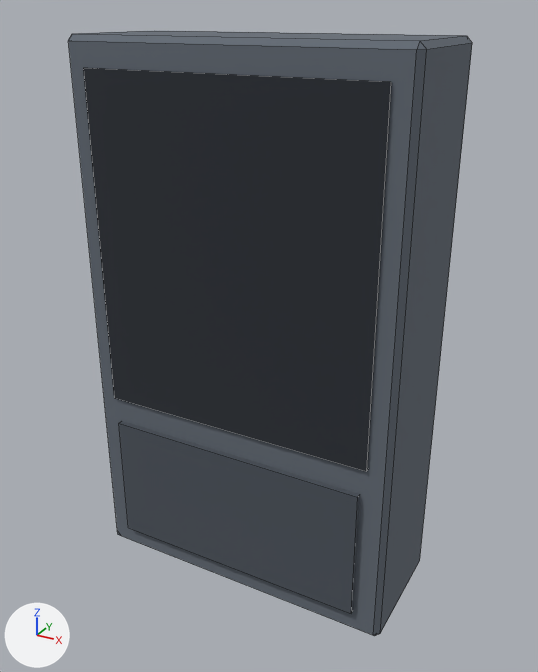
The FBX model Assets/_Project/Art/Environment/LabKit/Meshes/Med_Cabinet.fbx as it was, and as the next commit left it.
Camera for both pictures: a 50 mm camera at (1.23, -2.19, 2.07) aimed at (0.03, 0.0, 0.98). The lights are fixed; the arrows at lower left show +X, +Y and +Z. The older version comes first. Mesh edges are drawn as thin lines.

Script lines for the objects in view, before the commit:
```python
mat_lab_wall = principled_material('Lab_Wall')
mat_lab_wall.base_color = (0.0723, 0.0865, 0.107)  # greyish blue #4c535c
mat_lab_wall.roughness = 1.0
mat_lab_walldark = principled_material('Lab_WallDark')
mat_lab_walldark.base_color = (0.0232, 0.0284, 0.0369)  # dark grey #2a2f36
mat_lab_walldark.roughness = 1.0
mat_lab_walllight = principled_material('Lab_WallLight')
mat_lab_walllight.base_color = (0.127, 0.15, 0.181)  # grey #646c76
mat_lab_walllight.roughness = 1.0
me_med_cabinet = bpy.data.meshes.new('Med_Cabinet')
me_med_cabinet.from_pydata(...)  # 280 vertices, 308 faces; spans x -0.6..0.6, y -0.26..0.24, z 0.0..2.0
# faces by material slot: [26, 6, 18, 84, 168, 6]
me_med_cabinet.materials.append(mat_lab_walllight)  # grey #646c76
me_med_cabinet.materials.append(mat_lab_walldark)  # dark grey #2a2f36
me_med_cabinet.materials.append(mat_lab_metal)  # grey #6e767f
me_med_cabinet.materials.append(mat_lab_lightgreen)  # cyan #92ffe6, glowing green #20e080
me_med_cabinet.materials.append(mat_lab_glowsoft)  # blue #6a9fd0, glowing blue #1a6fc0
me_med_cabinet.materials.append(mat_lab_wall)  # greyish blue #4c535c
ob_med_cabinet = bpy.data.objects.new('Med_Cabinet', me_med_cabinet)
ob_med_cabinet.location = (0.0, 0.0, 0.0)
```
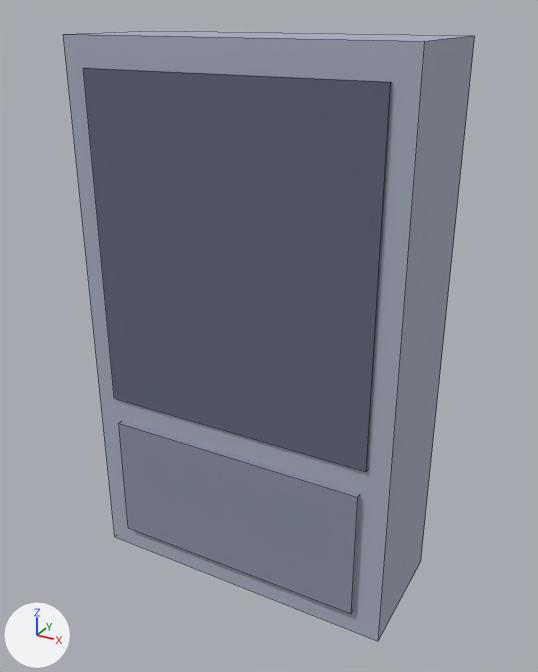
Pixel boxes [x1, y1, x2, y2] of what changed, in the pictures (538 x 672 px):
'Med_Cabinet', recoloured, reshaped (lighter): before [68, 31, 472, 636]; after [63, 30, 475, 641]
part 1 of me_med_cabinet, added: after [63, 30, 475, 641]
part 2 of me_med_cabinet, deleted: before [68, 31, 472, 636]

The edits, one by one:
Material 'Lab_WallLight' (mat_lab_walllight) changes colour from grey #646c76 to light grey #a9afc1; in linear values from (0.127, 0.15, 0.181) to (0.397, 0.429, 0.533).
Material 'Lab_WallDark' (mat_lab_walldark) changes colour from dark grey #2a2f36 to greyish blue #61677b; in linear values from (0.0232, 0.0284, 0.0369) to (0.12, 0.136, 0.198).
Material 'Lab_Wall' (mat_lab_wall) changes colour from greyish blue #4c535c to grey #8b91a5; in linear values from (0.0723, 0.0865, 0.107) to (0.258, 0.283, 0.376).
me_med_cabinet is used by ob_med_cabinet; location (0.0, 0.0, 0.0).
me_med_cabinet had 280 vertices, 308 faces and spanned x -0.6..0.6, y -0.26..0.24, z 0.0..2.0.
me_med_cabinet now has 264 vertices, 288 faces and spans x -0.6..0.6, y -0.26..0.24, z 0.0..2.0.
me_med_cabinet part 1: a new loose piece, a box spanning x -0.6..0.6, y -0.24..0.24, z 0.0..2.0, in mat_lab_walllight (light grey #a9afc1).
me_med_cabinet part 2: the loose piece of 24 vertices spanning x -0.6..0.6, y -0.24..0.24, z 0.0..2.0 is deleted.
